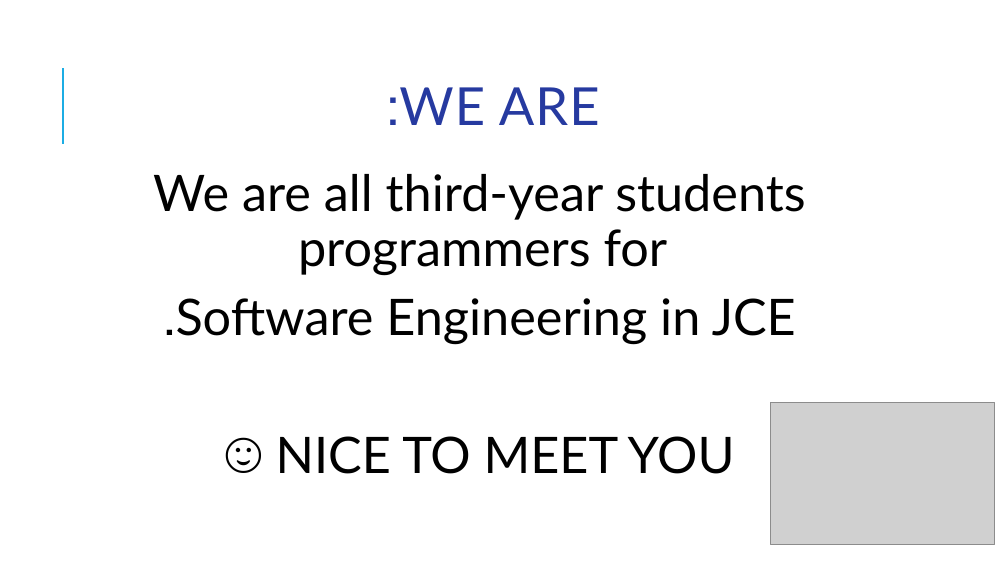
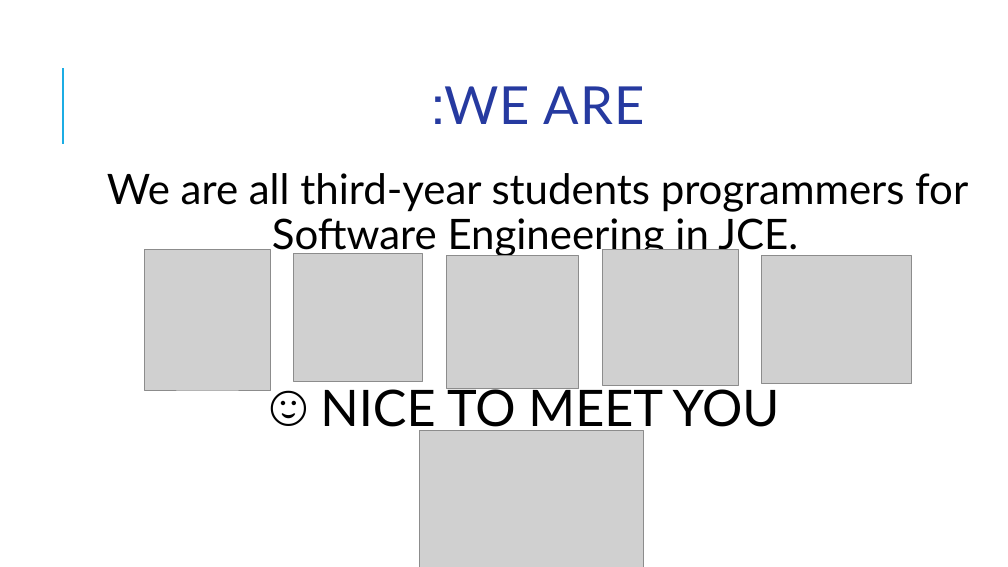
Before and after one commit to RoiZundak/madeJLM-Company, a slide deck: slide 2 of SDF-Software Ducument Folder/ActiveC presentation.pptx. Drawn at 1008x567 pixels with LibreOffice and Linux fonts; fonts in the diff are those of the drawing; grey boxes stand for pictures; background and template pictures are left out. Boxes give left, top, right and bottom in pixels: in the first picture for what was removed or moved away, otherwise in the second. Text is boxed around its words. In the diff, an @@ line names an element or a change of style, - is before the commit and + after.

```diff
--- a/SDF-Software Ducument Folder/ActiveC presentation.pptx
+++ b/SDF-Software Ducument Folder/ActiveC presentation.pptx
@@ title "WE ARE:": place and size @@
-title "WE ARE:" at box(399, 87, 600, 125)
+title "WE ARE:" at box(444, 86, 645, 124)
@@ text at box(107, 173, 968, 257): text changed; size 48 to 40 pt @@
-  We are all third-year students programmers for
-  Software Engineering in JCE.
+  We are all third-year students programmers for Software Engineering in JCE.
@@ picture added at box(144, 250, 270, 390) @@
@@ picture added at box(294, 253, 423, 381) @@
@@ picture added at box(446, 256, 579, 389) @@
@@ picture added at box(603, 250, 739, 386) @@
@@ picture added at box(762, 256, 912, 383) @@
@@ picture: place and size @@
-picture at box(771, 402, 995, 545)
+picture at box(420, 430, 644, 567)
```
Also in this commit, not shown: 4 other slides changed, 1 slide added, 1 slide removed.
